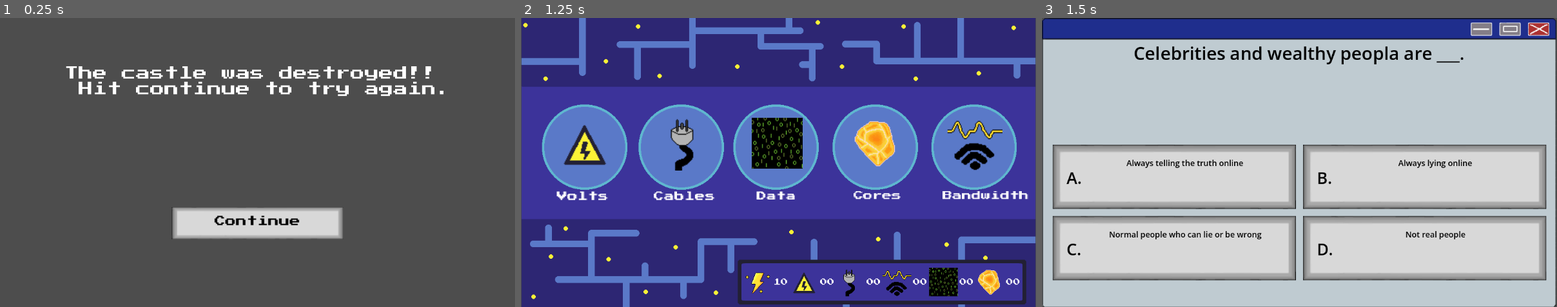
Above: before the commit, frames 1-3 (left to right).
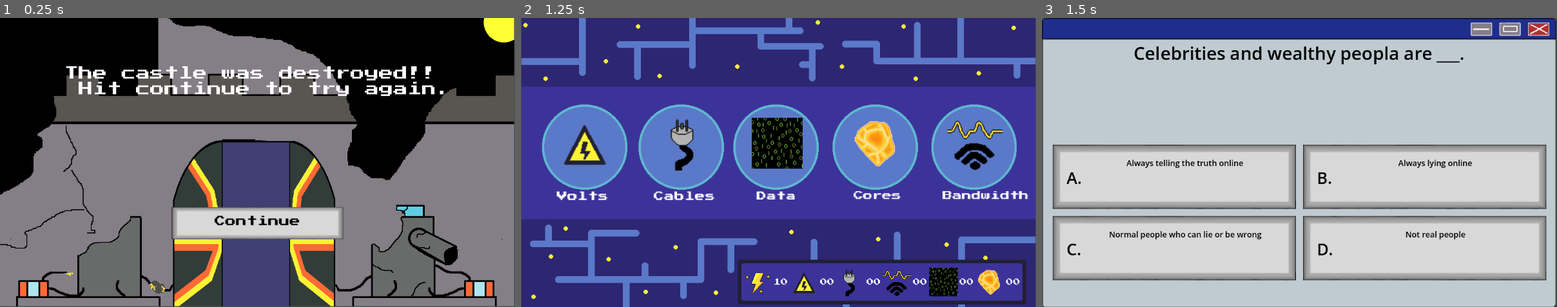
Above: after the commit, the same moments.

Repository: CalebJoines/Computer-Castle
Game: Godot game, scene res://Scenes/loss_screen.tscn
Same seed, same stepped clock (60 frames per second), same inputs: the game is played once before the commit and once after it. This scene is started directly instead of the project's main scene. Sound files missing from this copy of the repository are replaced by a short silence.
Inputs (mouse positions are in pixels of both pictures, inside the frame that each line leads up to):
- Up to frame 1 (0.25 s): no input
- Up to frame 2 (1.25 s): tap Enter at 0.5 s; drag from (778, 223) to (830, 98) at 0.52 s
- Up to frame 3 (1.5 s): drag from (1103, 145) to (1299, 142) at 1.27 s

The runs differ from the first frame. In frame 1, 85% of the frame differs, in the area x 0-100%, y 0-100%; in frame 2, nothing differs; in frame 3, nothing differs.

Commit message:
created win and loss scene

Diff:
--- a/computer-castle-/Scenes/loss_screen.tscn
+++ b/computer-castle-/Scenes/loss_screen.tscn
@@ -3,6 +3,7 @@
 [ext_resource type="FontFile" uid="uid://b888lr52k04li" path="res://Fonts/PressStart2P-Regular.ttf" id="1_jhgxs"]
 [ext_resource type="Texture2D" uid="uid://5schfk5a0kpc" path="res://Sprites/menuSprites/submits.png" id="2_k2ia7"]
 [ext_resource type="Script" uid="uid://bv2kxyigajpdj" path="res://Scripts/goBackToRP.gd" id="3_dbwqd"]
+[ext_resource type="Texture2D" uid="uid://dbosk4vkassjm" path="res://Sprites/menuSprites/loss-screen-sprite.png" id="4_k2ia7"]
 
 [sub_resource type="AtlasTexture" id="AtlasTexture_g00bq"]
 atlas = ExtResource("2_k2ia7")
@@ -30,8 +31,6 @@
 size = Vector2(256, 48)
 
 [node name="LossScreen" type="Node2D" unique_id=108959778]
-
-[node name="Failscreen" type="AnimatedSprite2D" parent="." unique_id=1510829317]
 
 [node name="Camera2D" type="Camera2D" parent="." unique_id=574298421]
 position = Vector2(576, 328)
@@ -69,4 +68,10 @@
 position = Vector2(-352, -104)
 shape = SubResource("RectangleShape2D_fhl4r")
 
+[node name="TextureRect" type="TextureRect" parent="." unique_id=1722149151]
+z_index = -3
+offset_right = 40.0
+offset_bottom = 40.0
+texture = ExtResource("4_k2ia7")
+
 [connection signal="input_event" from="SubmitButton/Area2d_Submit" to="SubmitButton" method="on_button_press"]
--- a/computer-castle-/Scenes/win_scene.tscn
+++ b/computer-castle-/Scenes/win_scene.tscn
@@ -3,6 +3,7 @@
 [ext_resource type="FontFile" uid="uid://b888lr52k04li" path="res://Fonts/PressStart2P-Regular.ttf" id="1_b5jpj"]
 [ext_resource type="Texture2D" uid="uid://5schfk5a0kpc" path="res://Sprites/menuSprites/submits.png" id="2_knexo"]
 [ext_resource type="Script" uid="uid://44woy1ne28fr" path="res://Scripts/goForwardToRP.gd" id="3_b5jpj"]
+[ext_resource type="Texture2D" uid="uid://cbvesdfsi3pvx" path="res://Sprites/menuSprites/Castle Win Scene.png" id="4_knexo"]
 
 [sub_resource type="AtlasTexture" id="AtlasTexture_g00bq"]
 atlas = ExtResource("2_knexo")
@@ -29,9 +30,7 @@
 [sub_resource type="RectangleShape2D" id="RectangleShape2D_fhl4r"]
 size = Vector2(256, 48)
 
-[node name="LossScreen" type="Node2D" unique_id=108959778]
-
-[node name="Winscreen" type="AnimatedSprite2D" parent="." unique_id=1510829317]
+[node name="WinScene" type="Node2D" unique_id=108959778]
 
 [node name="Camera2D" type="Camera2D" parent="." unique_id=574298421]
 position = Vector2(576, 328)
@@ -70,4 +69,10 @@
 position = Vector2(-352, -104)
 shape = SubResource("RectangleShape2D_fhl4r")
 
+[node name="TextureRect" type="TextureRect" parent="." unique_id=987883409]
+z_index = -8
+offset_right = 40.0
+offset_bottom = 40.0
+texture = ExtResource("4_knexo")
+
 [connection signal="input_event" from="SubmitButton/Area2d_Submit" to="SubmitButton" method="on_button_press"]
